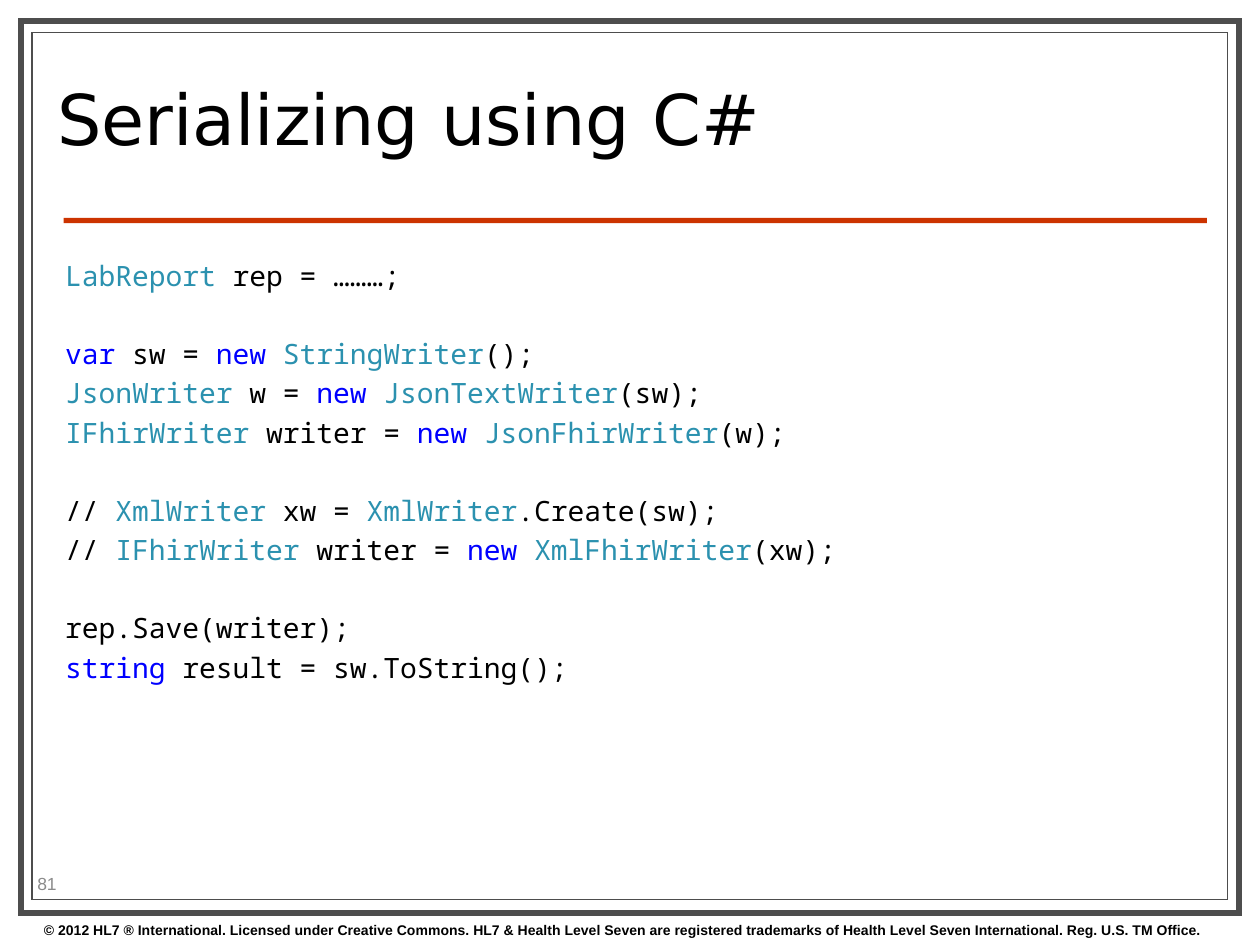
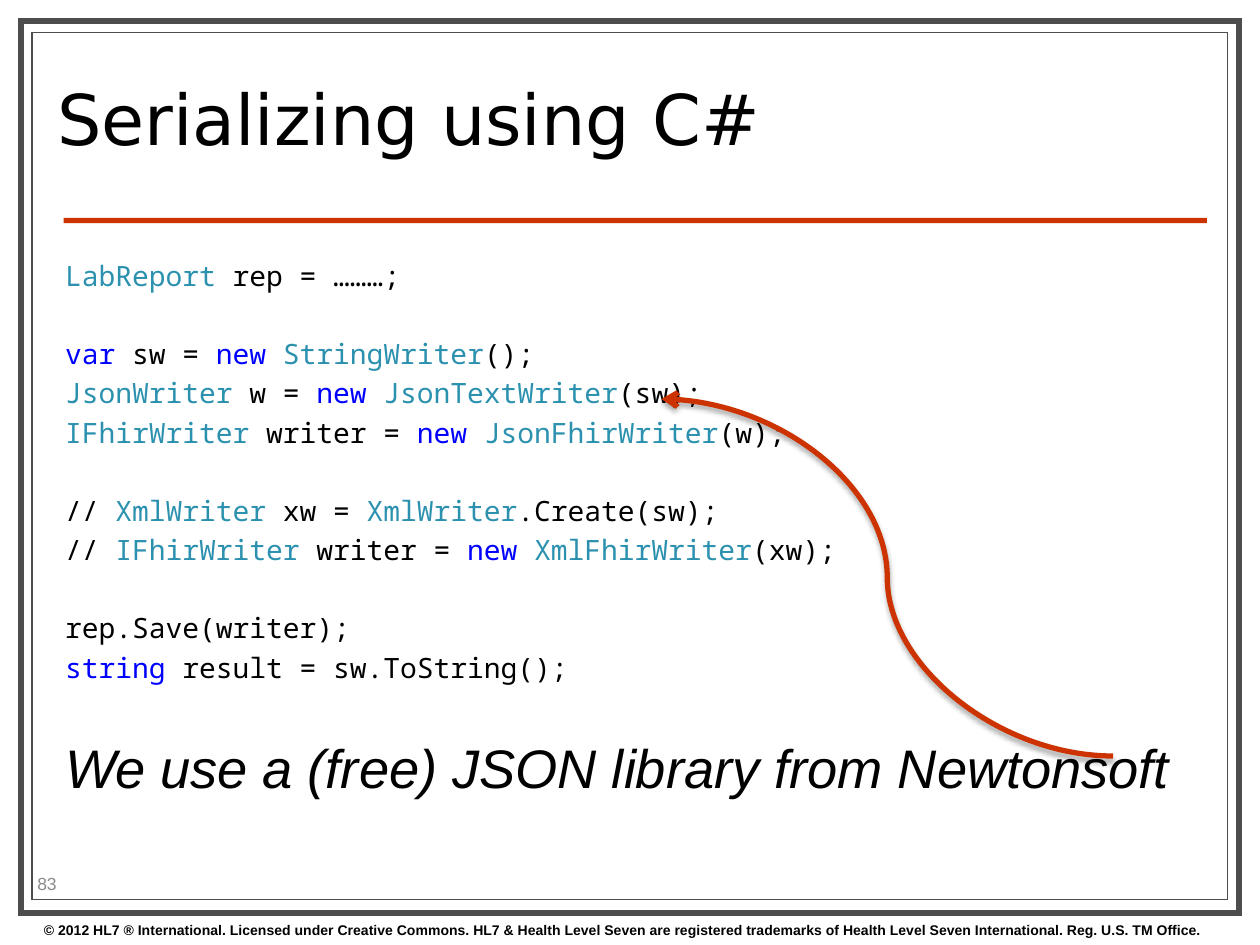
Before and after one commit to vista-novo/fhir, a slide deck: slide 83 of presentations/2013-01 Tutorials/201301 - Phoenix - FhirForDevelopersWGMTutorial.pptx (slide 81 before the commit). Drawn at 1260x945 pixels with LibreOffice and Linux fonts; fonts in the diff are those of the drawing; background and template pictures are left out. Boxes give left, top, right and bottom in pixels: in the first picture for what was removed or moved away, otherwise in the second. Text is boxed around its words. In the diff, an @@ line names an element or a change of style, - is before the commit and + after.

```diff
--- a/presentations/2013-01 Tutorials/201301 - Phoenix - FhirForDevelopersWGMTutorial.pptx
+++ b/presentations/2013-01 Tutorials/201301 - Phoenix - FhirForDevelopersWGMTutorial.pptx
@@ curved arrow added from (1113, 756) to (662, 399), #CC3300 3 pt @@
@@ text at [65, 745, 1169, 798]: paragraph added @@
+We use a (free) JSON library from Newtonsoft
@@ page number at [37, 878, 56, 890]: text changed @@
-81
+83
```
Also in this commit, not shown: 4 other slides changed, 12 slides added, 3 slides removed.
